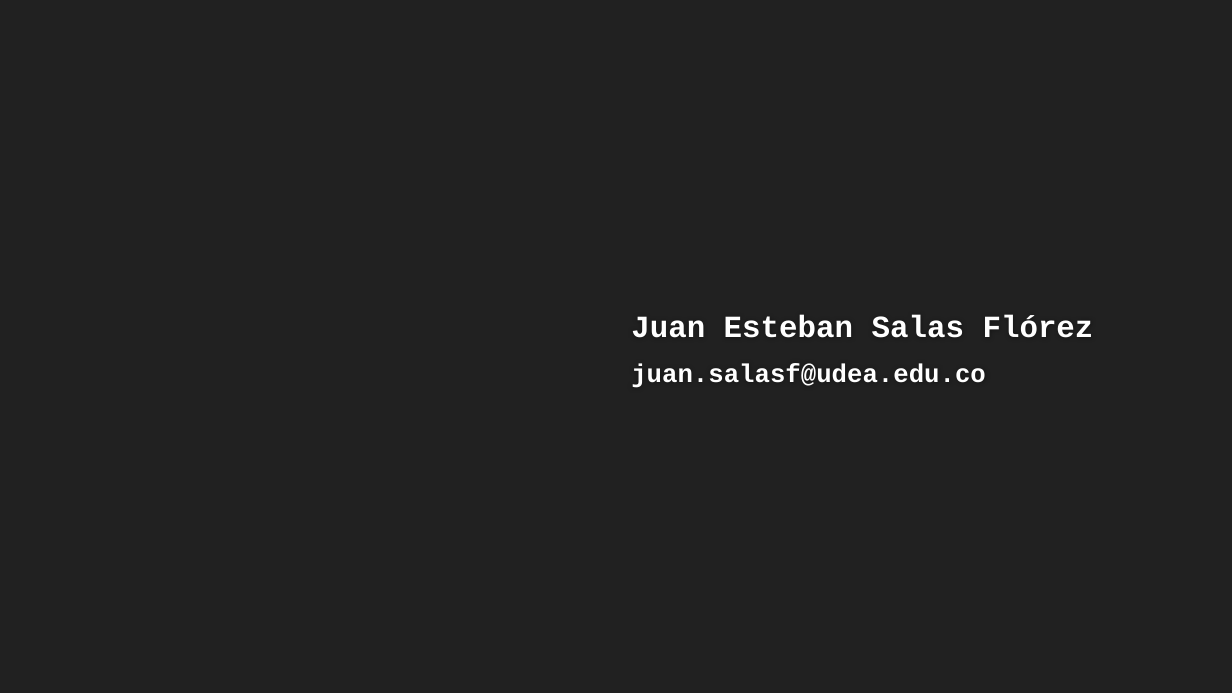
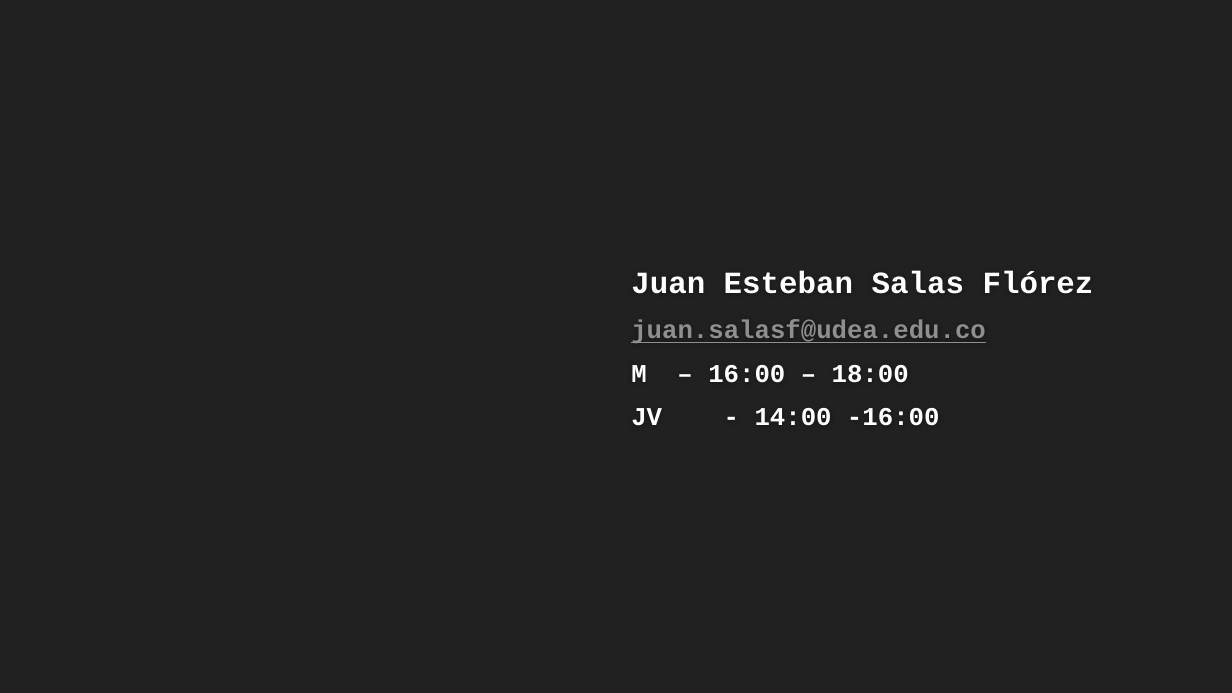
Before and after one commit to estebansalas18/Principios-DWKY, a slide deck: slide 19 of Principios DRY, KISS, WET, YAGNI.pptx. Drawn at 1232x693 pixels with LibreOffice and Linux fonts; fonts in the diff are those of the drawing; background and template pictures are left out. Boxes give left, top, right and bottom in pixels: in the first picture for what was removed or moved away, otherwise in the second. Text is boxed around its words. In the diff, an @@ line names an element or a change of style, - is before the commit and + after.

```diff
--- a/Principios DRY, KISS, WET, YAGNI.pptx
+++ b/Principios DRY, KISS, WET, YAGNI.pptx
@@ text at (x1=631, y1=319, x2=986, y2=343): text colour #FFFFFF to #8F8F8F, underline on in "juan.salasf@udea.edu.co" @@
@@ text at (x1=631, y1=365, x2=940, y2=426): paragraphs added @@
+M – 16:00 – 18:00
+JV - 14:00 -16:00
```
